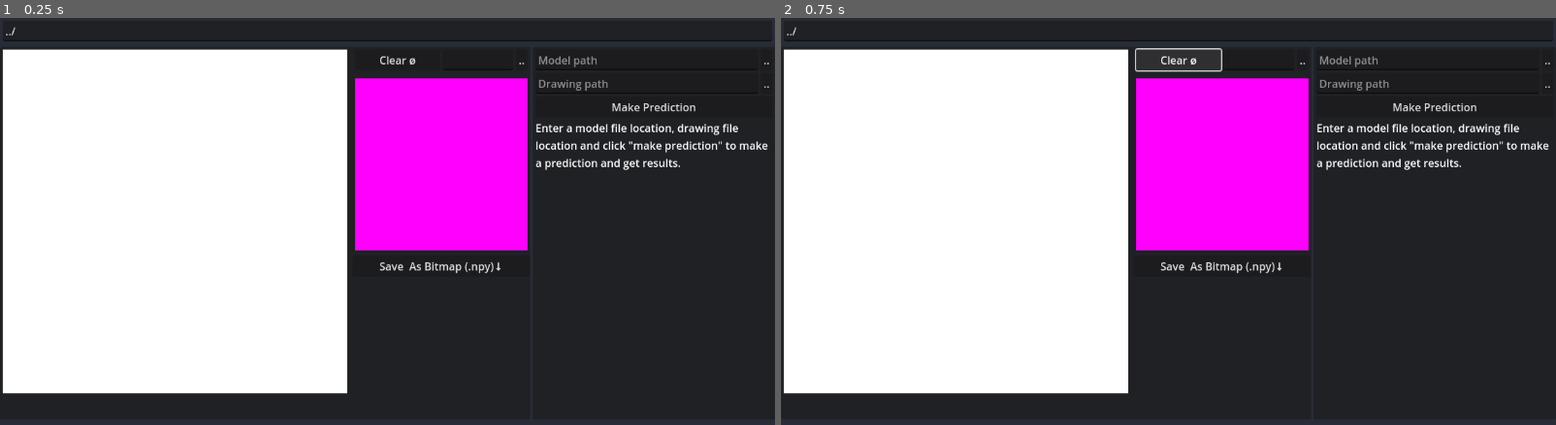
Above: before the commit, frames 1-2 (left to right).
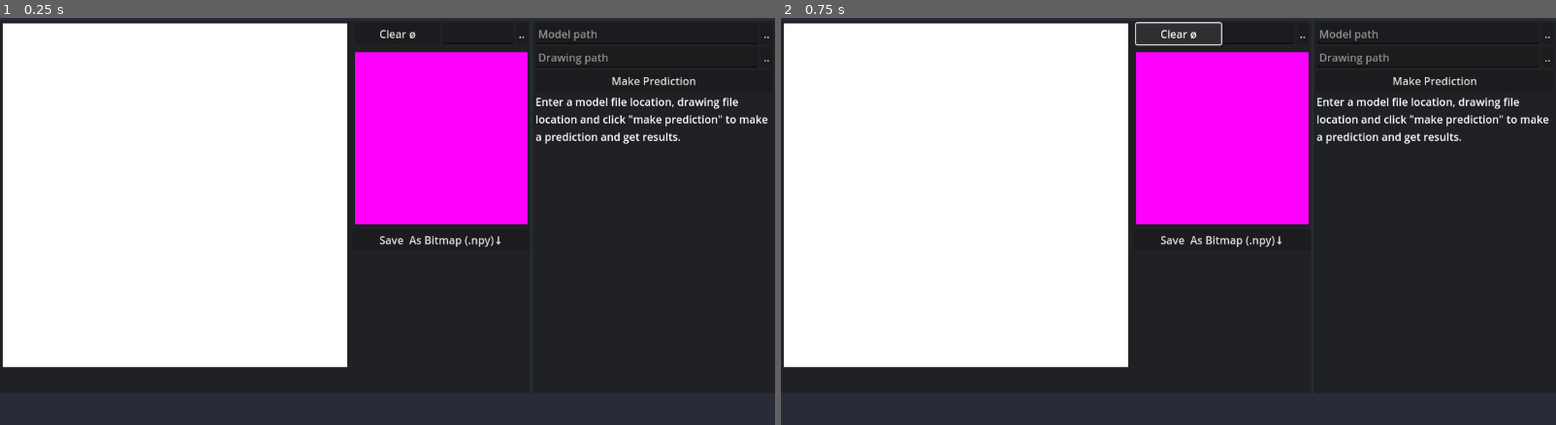
Above: after the commit, the same moments.

Repository: Virteso/IDS-Quickdraw-Analysis
Game: Godot game, scene res://main.tscn
The game is run twice, just before and just after one commit, with the same random seed, the same clock (stepped at 60 frames per second) and the same inputs.
Inputs:
- Up to frame 1 (0.25 s): no input
- Up to frame 2 (0.75 s): click "Clear ø" at 0.5 s

The runs differ from the first frame. In frame 1, 12% of the frame differs, in the area x 0-100%, y 1-93%; in frame 2, 12%, in the area x 0-100%, y 0-93%.

Commit message:
remove main path

Diff:
--- a/godot/components/filename_picker.gd
+++ b/godot/components/filename_picker.gd
@@ -11,7 +11,7 @@
 	text_edit.placeholder_text = placeholder
 	$Button.pressed.connect(func() -> void:
 		file_dialog.file_mode = file_mode
-		file_dialog.root_subfolder = Main.get_base_path()
+		file_dialog.root_subfolder = "../"
 		file_dialog.popup_centered()
 		match file_mode:
 			FileDialog.FileMode.FILE_MODE_OPEN_FILE, FileDialog.FileMode.FILE_MODE_SAVE_FILE:
--- a/godot/main.gd
+++ b/godot/main.gd
@@ -1,22 +1,3 @@
 class_name Main extends Control
 
 static var _instance: Main
-
-var _basepath: String
-
-
-func _init() -> void:
-	if is_instance_valid(_instance):
-		printerr("singleton violation")
-		return
-	_instance = self
-
-
-func set_basepath(to: String) -> void:
-	_basepath = to
-
-
-static func get_base_path() -> String:
-	if not is_instance_valid(_instance):
-		return "./"
-	return _instance._basepath
--- a/godot/main.tscn
+++ b/godot/main.tscn
@@ -33,18 +33,6 @@
 [node name="VBoxContainer" type="VBoxContainer" parent="VBoxContainer"]
 layout_mode = 2
 
-[node name="MarginContainer" type="MarginContainer" parent="VBoxContainer/VBoxContainer"]
-layout_mode = 2
-theme_override_constants/margin_left = 4
-theme_override_constants/margin_top = 4
-theme_override_constants/margin_right = 4
-theme_override_constants/margin_bottom = 4
-
-[node name="BasePathEdit" type="LineEdit" parent="VBoxContainer/VBoxContainer/MarginContainer"]
-layout_mode = 2
-text = "../"
-placeholder_text = "base path"
-
 [node name="HBoxContainer" type="HBoxContainer" parent="VBoxContainer"]
 layout_mode = 2
 
@@ -55,5 +43,3 @@
 [node name="Predictions" parent="VBoxContainer/HBoxContainer" instance=ExtResource("3_mtvif")]
 layout_mode = 2
 size_flags_horizontal = 3
-
-[connection signal="text_changed" from="VBoxContainer/VBoxContainer/MarginContainer/BasePathEdit" to="." method="set_basepath"]
